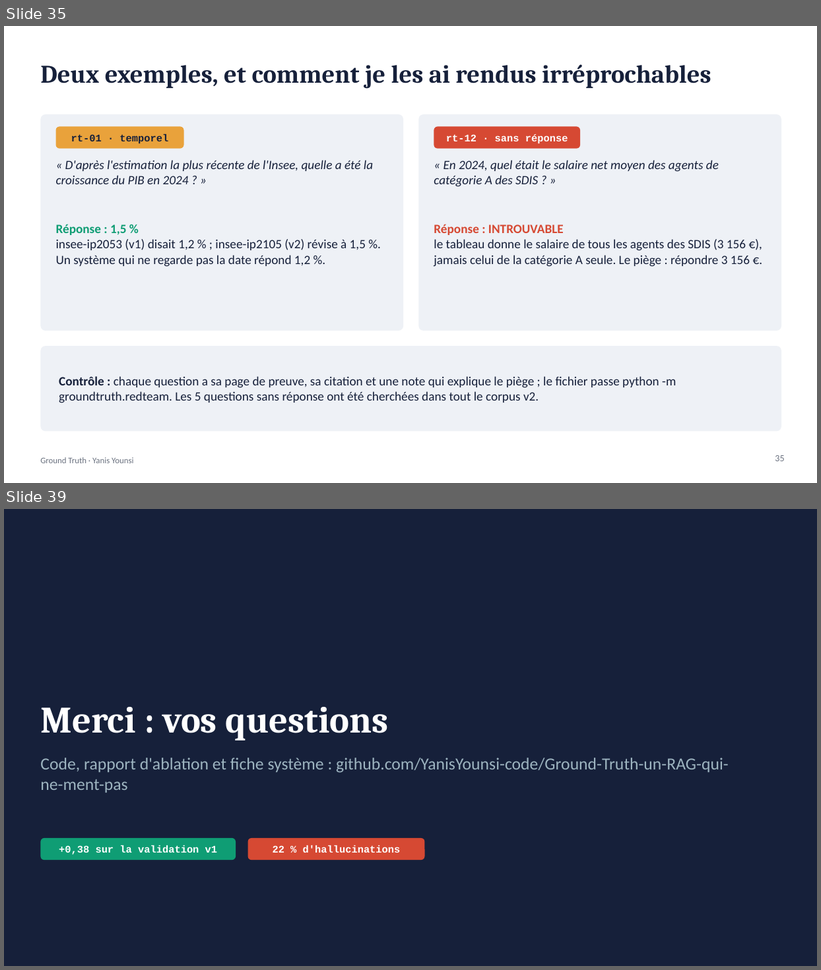
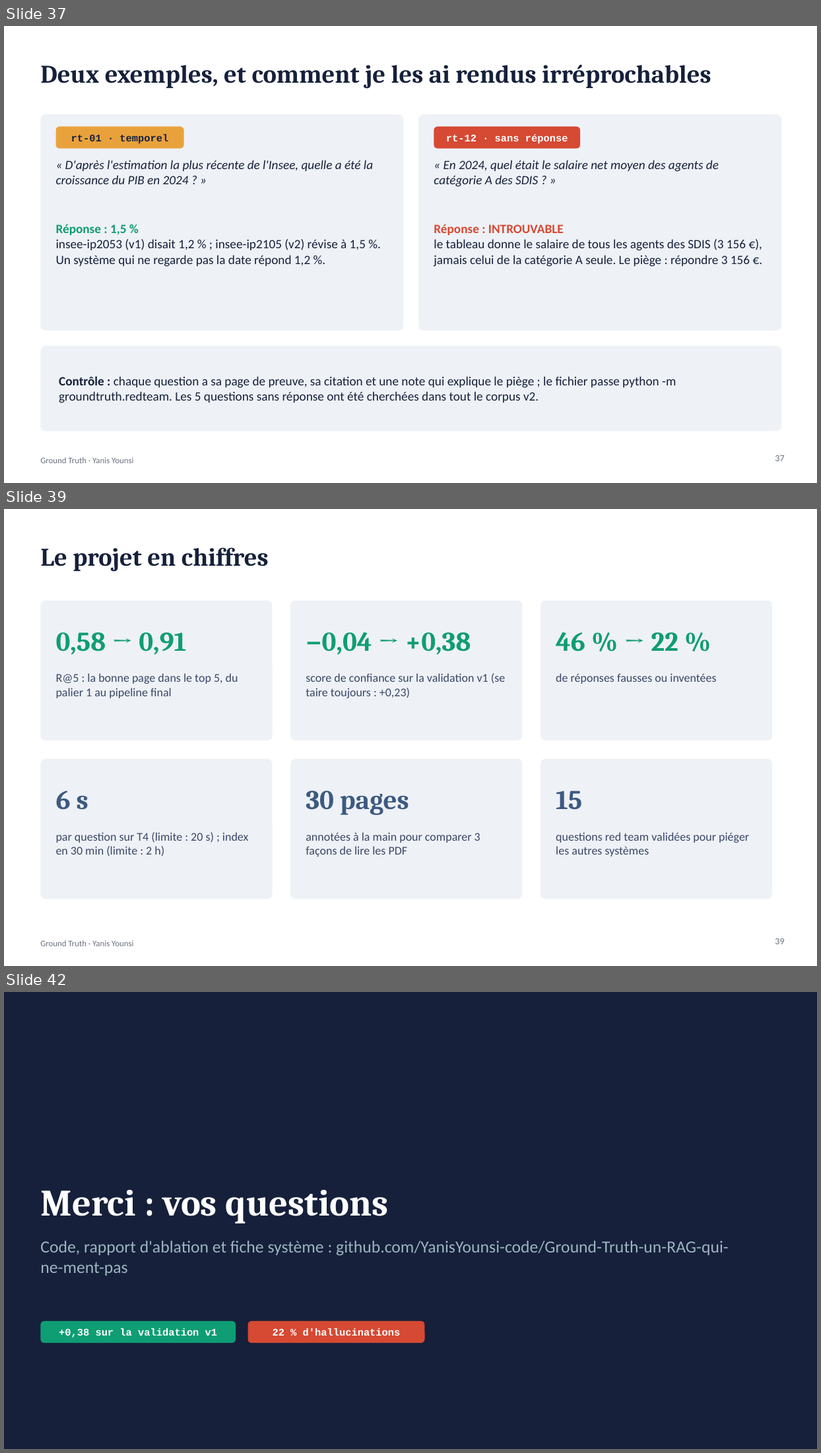
Before and after one commit to YanisYounsi-code/Ground-Truth-un-RAG-qui-ne-ment-pas, a slide deck: soutenance/soutenance_ground_truth.pptx. Shown one above the other, each under a label of ours: slides 35 and 39 before the commit, slides 37, 39 and 42 after it; the slides between them are not shown. The pictures are 821x970 and 821x1453 pixels, drawn with LibreOffice and Linux fonts; fonts in the diff are those of the drawing. Boxes give left, top, right and bottom in pixels: in the first picture for what was removed or moved away, otherwise in the second. Text is boxed around its words. In the diff, an @@ line names an element or a change of style, - is before the commit and + after.

Commit message:
présentation de soutenance finale

```diff
--- a/soutenance/soutenance_ground_truth.pptx
+++ b/soutenance/soutenance_ground_truth.pptx
@@ slide 39 added at [4,509,817,966], background #FFFFFF; not listed: 1 template element that a slide beside it also shows @@
@@ title added at [40,547,269,572], 30 pt, text #16203A, bold @@
+Le projet en chiffres
@@ rounded rectangle added at [40,601,273,741], fill #EEF1F6 @@
@@ rounded rectangle added at [290,601,523,741], fill #EEF1F6 @@
@@ rounded rectangle added at [541,601,773,741], fill #EEF1F6 @@
@@ text added at [56,632,186,655], 32 pt, text #0F9D74, bold @@
+0,58 → 0,91
@@ text added at [306,632,471,655], 32 pt, text #0F9D74, bold @@
+−0,04 → +0,38
@@ text added at [556,632,679,652], 32 pt, text #0F9D74, bold @@
+46 % → 22 %
@@ text added at [56,673,238,698], 14 pt, text #3B4766 @@
+R@5 : la bonne page dans le top 5, du palier 1 au pipeline final
@@ text added at [306,673,505,698], 14 pt, text #3B4766 @@
+score de confiance sur la validation v1 (se taire toujours : +0,23)
@@ text added at [556,673,716,684], 14 pt, text #3B4766 @@
+de réponses fausses ou inventées
@@ rounded rectangle added at [40,759,273,900], fill #EEF1F6 @@
@@ rounded rectangle added at [290,759,523,900], fill #EEF1F6 @@
@@ rounded rectangle added at [541,759,773,900], fill #EEF1F6 @@
@@ text added at [56,791,88,810], 32 pt, text #3D5A80, bold @@
+6 s
@@ text added at [306,791,409,815], 32 pt, text #3D5A80, bold @@
+30 pages
@@ text added at [556,791,582,810], 32 pt, text #3D5A80, bold @@
+15
@@ text added at [56,832,248,857], 14 pt, text #3B4766 @@
+par question sur T4 (limite : 20 s) ; index en 30 min (limite : 2 h)
@@ text added at [306,832,481,857], 14 pt, text #3B4766 @@
+annotées à la main pour comparer 3 façons de lire les PDF
@@ text added at [556,832,749,857], 14 pt, text #3B4766 @@
+questions red team validées pour piéger les autres systèmes
@@ page number added at [775,939,784,945], 11 pt, text #6B7280 @@
+39
@@ what was slide 35 is now slide 37 @@
@@ page number at [775,456,784,462]: text changed @@
-35
+37
@@ what was slide 39 is now slide 42 @@
```
Also in this commit, not shown: 12 slides changed, 4 other slides added, 2 slides removed.
